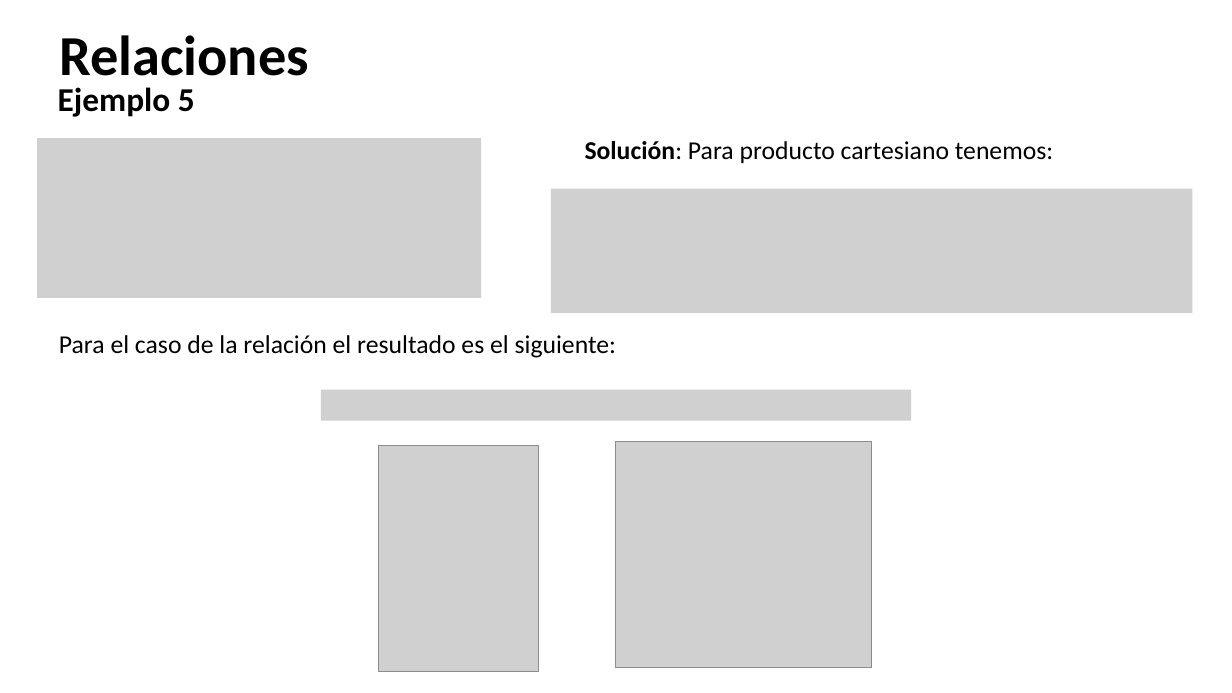
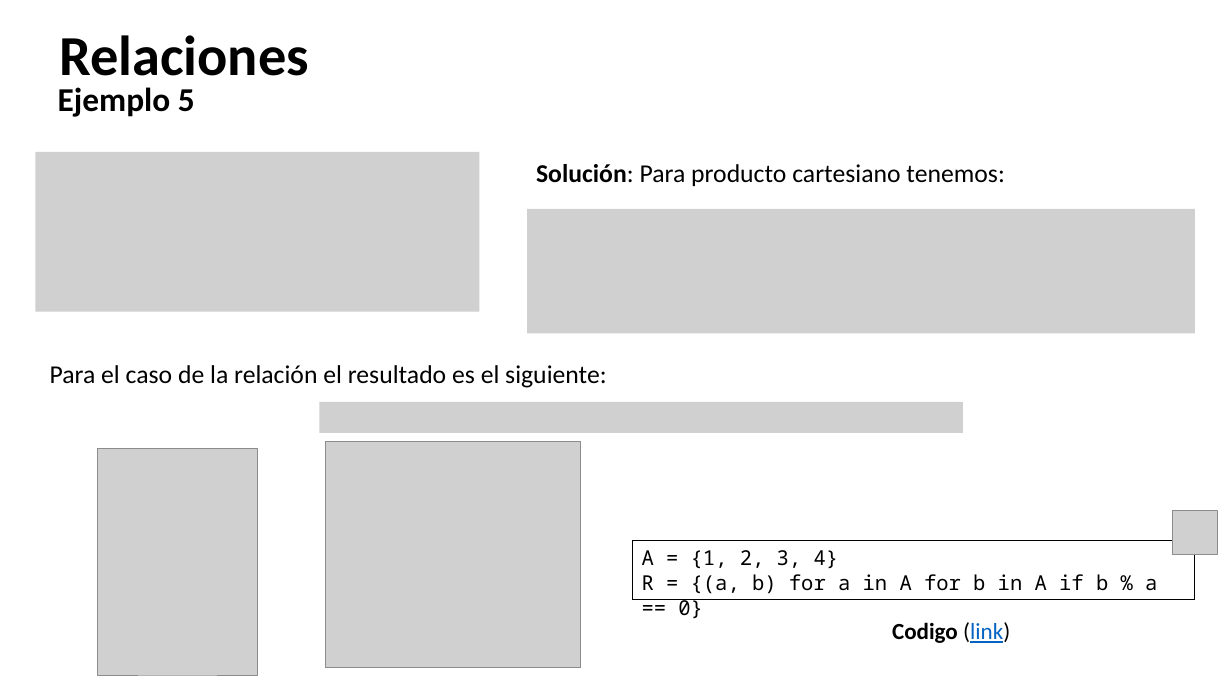
Before and after one commit to discretas1-udea/apuntes_clases_2026-2, a slide deck: slide 28 of clase-15/apuntes_clase15.pptx (slide 27 before the commit). Drawn at 1232x693 pixels with LibreOffice and Linux fonts; fonts in the diff are those of the drawing; grey boxes stand for pictures. Boxes give left, top, right and bottom in pixels: in the first picture for what was removed or moved away, otherwise in the second. Text is boxed around its words. In the diff, an @@ line names an element or a change of style, - is before the commit and + after.

```diff
--- a/clase-15/apuntes_clase15.pptx
+++ b/clase-15/apuntes_clase15.pptx
@@ picture: place and size @@
-picture at (37,138,482,298)
+picture at (35,152,480,311)
@@ text "Solución: Para producto cartesiano tenemos:": place and size @@
-text "Solución: Para producto cartesiano tenemos:" at (585,141,1053,163)
+text "Solución: Para producto cartesiano tenemos:" at (536,164,1004,186)
@@ picture: place and size @@
-picture at (551,189,1192,313)
+picture at (527,209,1195,334)
@@ text "Para el caso de la ...": place and size @@
-text "Para el caso de la ..." at (59,335,616,358)
+text "Para el caso de la ..." at (50,365,606,388)
@@ picture: place and size @@
-picture at (321,390,911,421)
+picture at (320,402,964,433)
@@ picture: place and size @@
-picture at (379,445,539,672)
+picture at (98,449,258,676)
@@ picture: place and size @@
-picture at (616,441,872,667)
+picture at (325,442,581,668)
@@ picture added at (1173,510,1218,555) @@
@@ rectangle added at (633,541,1196,600), outline #000000 0.75 pt, 16 pt, text #000000 @@
+A = {1, 2, 3, 4}
+R = {(a, b) for a in A for b in A if b % a == 0}
@@ text added at (892,622,1010,643), 18 pt, text #000000, bold @@
+Codigo (link)
```
Also in this commit, not shown: 27 other slides changed, 5 slides added, 5 slides removed, 5 other files.
